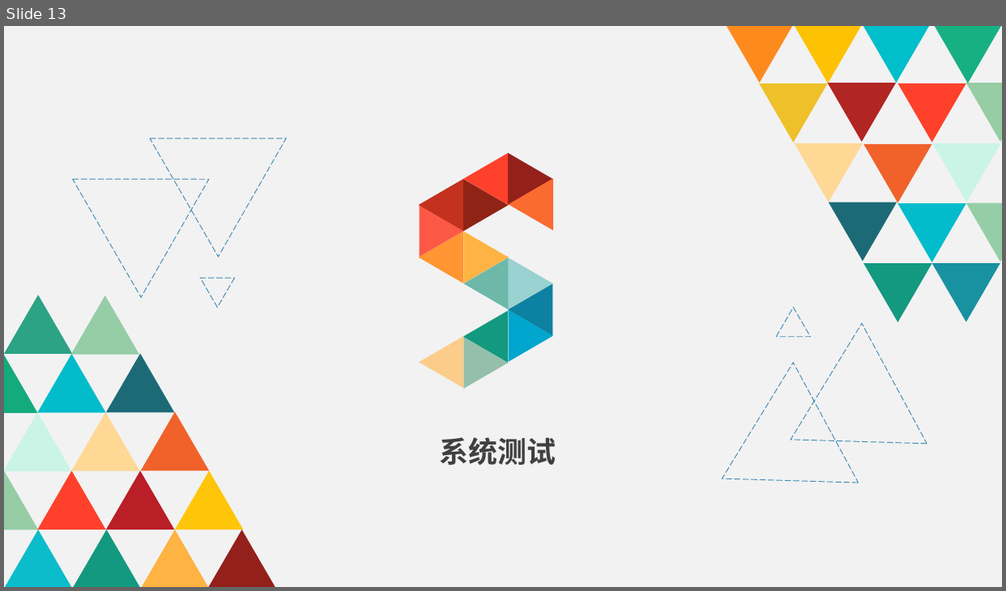
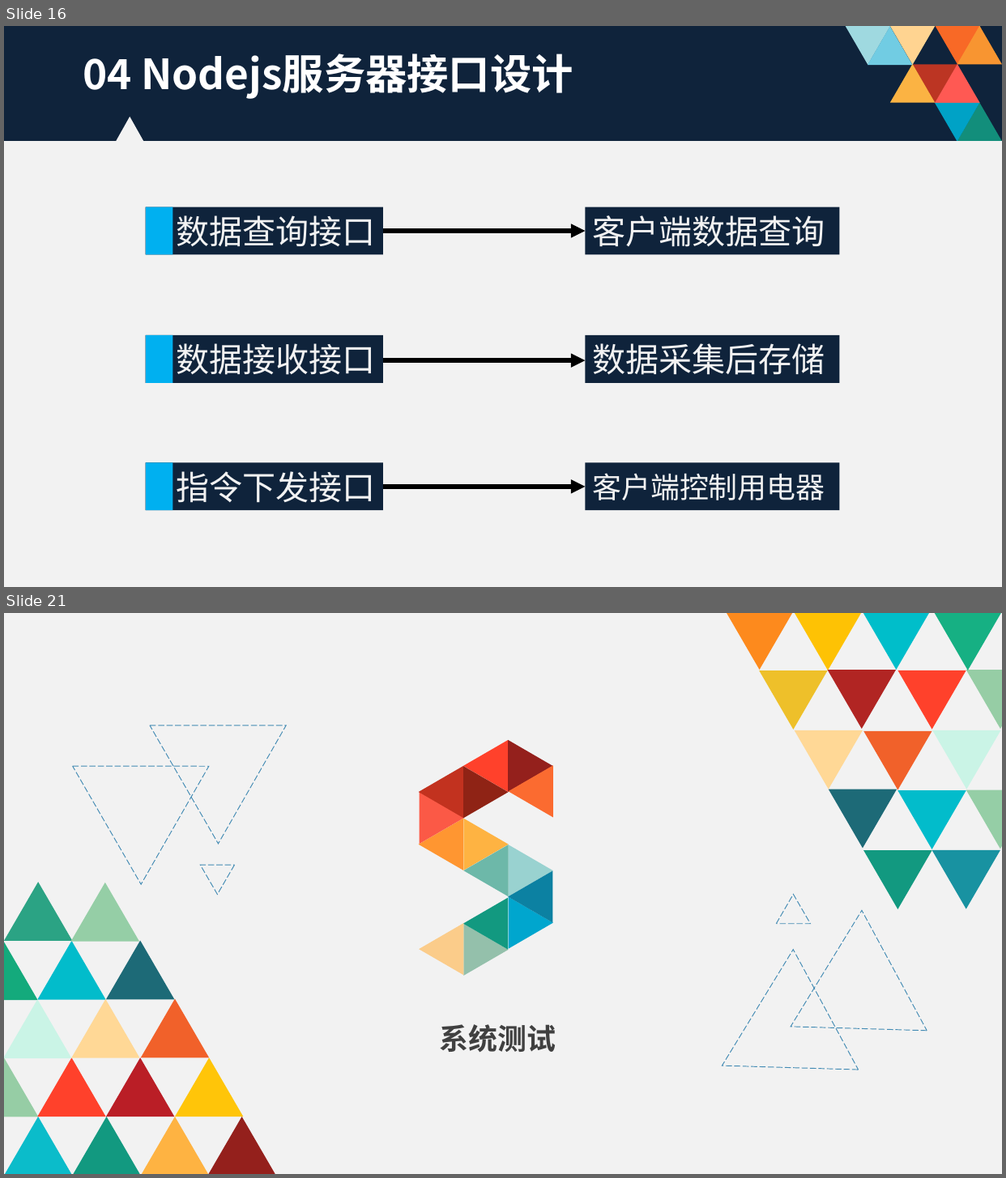
Before and after one commit to reduceme/paper, a slide deck: 毕业答辩PPT.pptx. Shown one above the other, each under a label of ours: slide 13 before the commit, slides 16 and 21 after it; the slides between them are not shown. The pictures are 1006x591 and 1006x1178 pixels, drawn with LibreOffice and Linux fonts; fonts in the diff are those of the drawing; background and template pictures are left out. Boxes give left, top, right and bottom in pixels: in the first picture for what was removed or moved away, otherwise in the second. Text is boxed around its words. In the diff, an @@ line names an element or a change of style, - is before the commit and + after.

```diff
--- a/毕业答辩PPT.pptx
+++ b/毕业答辩PPT.pptx
@@ slide 16 added at box(4, 26, 1002, 587), background #FFFFFF @@
@@ rectangle added at box(4, 26, 1002, 587), fill #0F233B @@
@@ triangle added at box(846, 26, 890, 65), fill #9FD9E0 @@
@@ triangle added at box(868, 26, 913, 65), fill #71CCE3 @@
@@ triangle added at box(890, 26, 936, 65), fill #FFD491 @@
@@ triangle added at box(936, 26, 980, 65), fill #F86926 @@
@@ triangle added at box(957, 26, 1002, 65), fill #F89531 @@
@@ text added at box(83, 54, 573, 99), 40 pt, text #FFFFFF, bold @@
+04 Nodejs服务器接口设计
@@ triangle added at box(890, 64, 936, 103), fill #FBB343 @@
@@ triangle added at box(913, 64, 957, 103), fill #BC3523 @@
@@ triangle added at box(936, 64, 980, 103), fill #FF5953 @@
@@ freeform shape added at box(4, 117, 1002, 587), fill #F2F2F2 @@
@@ triangle added at box(935, 103, 979, 142), fill #00A2C6 @@
@@ triangle added at box(957, 102, 1002, 141), fill #128E7B @@
@@ group added at box(146, 207, 839, 255): 3 rectangles, 1 arrow @@
+客户端数据查询
+数据查询接口
@@ group added at box(146, 335, 839, 383): 3 rectangles, 1 arrow @@
+数据接收接口
+数据采集后存储
@@ group added at box(146, 463, 839, 511): 3 rectangles, 1 arrow @@
+指令下发接口
+客户端控制用电器
@@ what was slide 13 is now slide 21 @@
```
Also in this commit, not shown: 4 slides changed, 7 other slides added.
